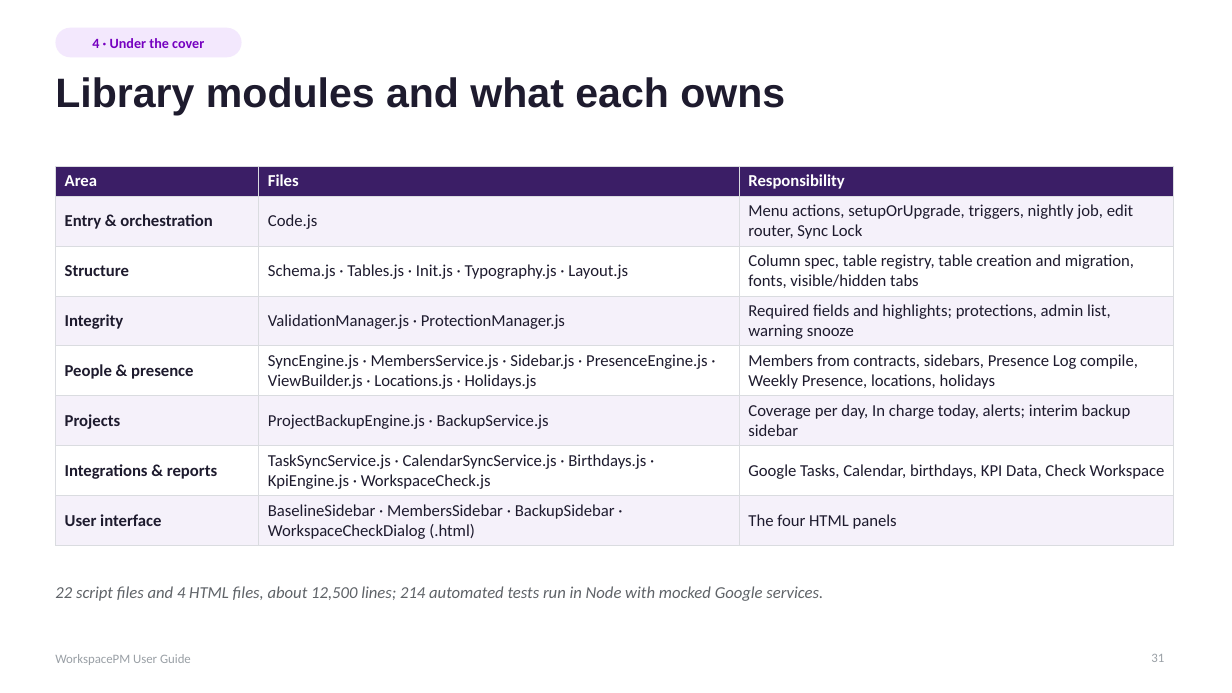
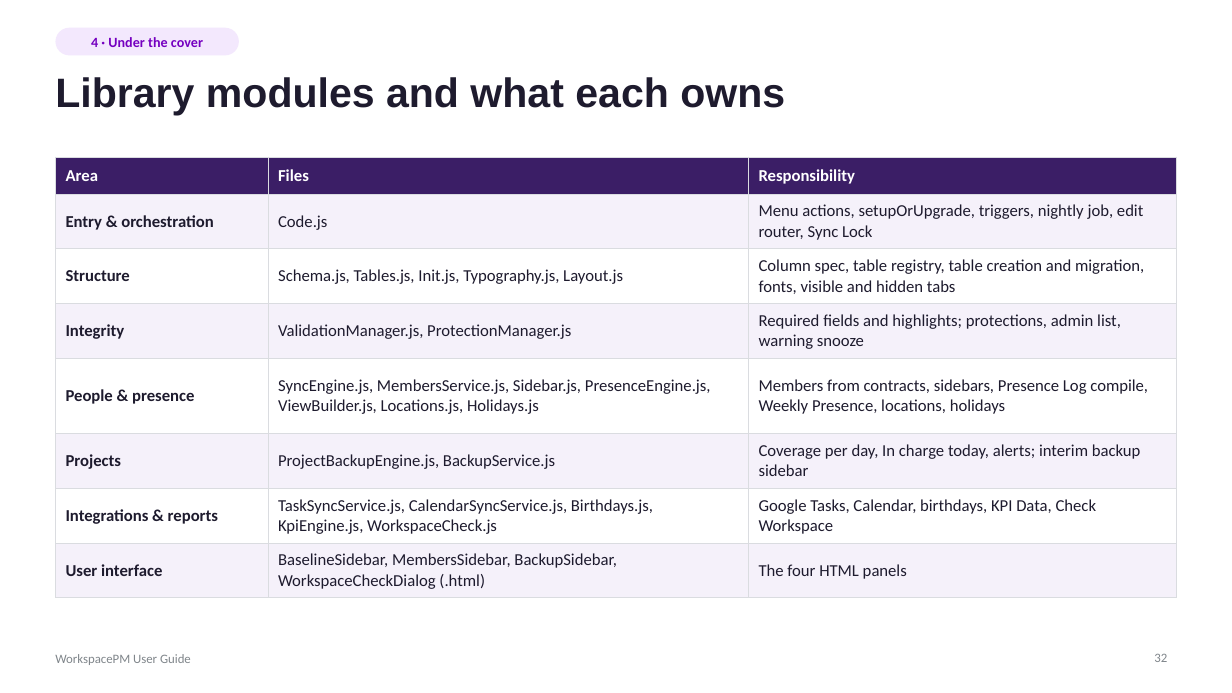
Before and after one commit to hugoglvs/WorkspaceTM, a slide deck: slide 32 of docs/WorkspacePM User Guide.pptx (slide 31 before the commit). Drawn at 1232x693 pixels with LibreOffice and Linux fonts; fonts in the diff are those of the drawing. Boxes give left, top, right and bottom in pixels: in the first picture for what was removed or moved away, otherwise in the second. Text is boxed around its words. In the diff, an @@ line names an element or a change of style, - is before the commit and + after.

```diff
--- a/docs/WorkspacePM User Guide.pptx
+++ b/docs/WorkspacePM User Guide.pptx
@@ rounded rectangle "4 · Under the cover" at box(55, 28, 239, 55): proportions changed @@
@@ table at box(55, 157, 1177, 593) @@
-row 3, column 2: Schema.js · Tables.js · Init.js · Typography.js · Layout.js
+row 3, column 2: Schema.js, Tables.js, Init.js, Typography.js, Layout.js
-row 3, column 3: Column spec, table registry, table creation and migration, fonts, visible/hidden tabs
+row 3, column 3: Column spec, table registry, table creation and migration, fonts, visible and hidden tabs
-row 4, column 2: ValidationManager.js · ProtectionManager.js
+row 4, column 2: ValidationManager.js, ProtectionManager.js
-row 5, column 2: SyncEngine.js · MembersService.js · Sidebar.js · PresenceEngine.js · ViewBuilder.js · Locations.js · Holidays.js
+row 5, column 2: SyncEngine.js, MembersService.js, Sidebar.js, PresenceEngine.js, ViewBuilder.js, Locations.js, Holidays.js
-row 6, column 2: ProjectBackupEngine.js · BackupService.js
+row 6, column 2: ProjectBackupEngine.js, BackupService.js
-row 7, column 2: TaskSyncService.js · CalendarSyncService.js · Birthdays.js · KpiEngine.js · WorkspaceCheck.js
+row 7, column 2: TaskSyncService.js, CalendarSyncService.js, Birthdays.js, KpiEngine.js, WorkspaceCheck.js
-row 8, column 2: BaselineSidebar · MembersSidebar · BackupSidebar · WorkspaceCheckDialog (.html)
+row 8, column 2: BaselineSidebar, MembersSidebar, BackupSidebar, WorkspaceCheckDialog (.html)
@@ borders changed @@
@@ table: place and size @@
-table at box(55, 166, 1174, 543)
+table at box(55, 157, 1177, 593)
@@ text removed at box(55, 586, 823, 601) @@
-22 script files and 4 HTML files, about 12,500 lines; 214 automated tests run in Node with mocked Google services.
@@ text "WorkspacePM User Guide" at box(55, 654, 191, 665): text colour #9AA0A6 to #80868B @@
@@ page number at box(1154, 654, 1167, 662): text changed; text colour #9AA0A6 to #80868B @@
-31
+32
```
Also in this commit, not shown: 50 other slides changed, 1 slide added, 27 other files.
